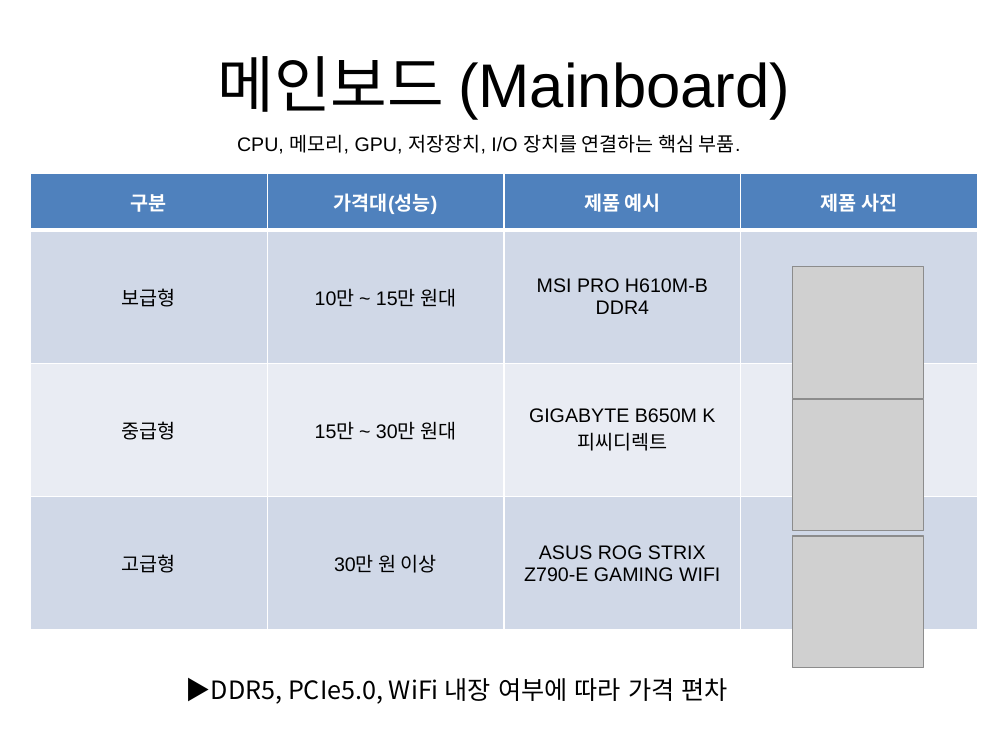
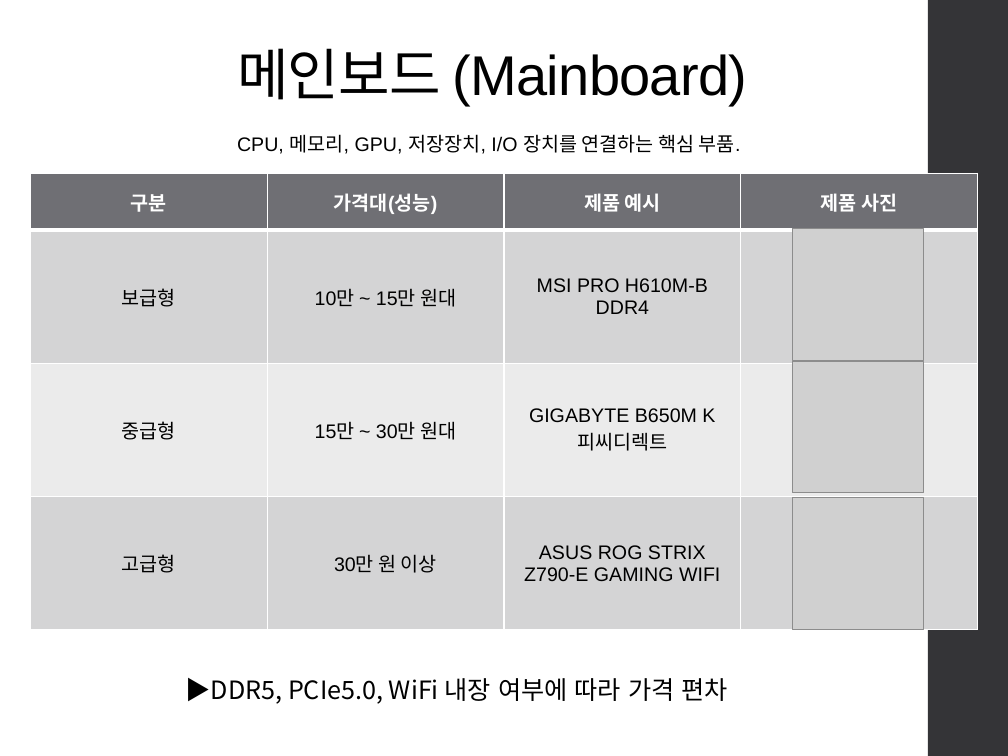
Before and after one commit to miju1234/assembly, a slide deck: slide 2 of 0918/제품가격조사.pptx. Drawn at 1008x756 pixels with LibreOffice and Linux fonts; fonts in the diff are those of the drawing; grey boxes stand for pictures. Boxes give left, top, right and bottom in pixels: in the first picture for what was removed or moved away, otherwise in the second. Text is boxed around its words. In the diff, an @@ line names an element or a change of style, - is before the commit and + after.

```diff
--- a/0918/제품가격조사.pptx
+++ b/0918/제품가격조사.pptx
@@ title "메인보드 (Mainboard)": place and size @@
-title "메인보드 (Mainboard)" at [217,56,790,119]
+title "메인보드 (Mainboard)" at [237,48,747,105]
@@ title "메인보드 (Mainboard)" at [237,48,747,105]: size 44 to 40 pt, letter spacing 0 to -0.5 pt; alignment centre to left; line spacing 1 to 0.9; vertical alignment middle to bottom @@
@@ rectangle added at [928,0,1008,756], fill #353537 @@
@@ table at [30,173,978,630] @@
@@ fill #4F81BD to #6F6F74 in row 1 @@
@@ fill #D0D8E8 to #D5D5D6 in 8 cells @@
@@ fill #E9EDF4 to #EBEBEB in row 3 @@
@@ picture: place and size @@
-picture at [792,267,923,398]
+picture at [792,229,923,360]
@@ picture: place and size @@
-picture at [792,399,923,530]
+picture at [792,362,923,493]
@@ picture: place and size @@
-picture at [792,536,923,667]
+picture at [792,498,923,629]
```
Also in this commit, not shown: 4 other slides changed, 2 slides added, 1 slide removed.
